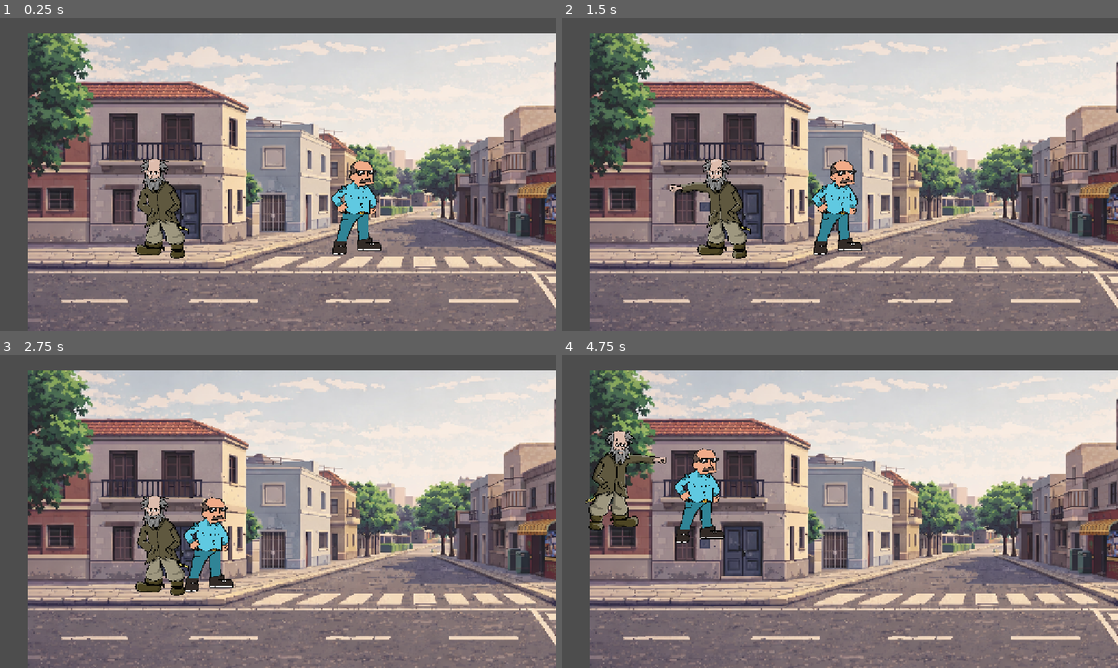
Above: before the commit, frames 1-4 (two rows, left to right).
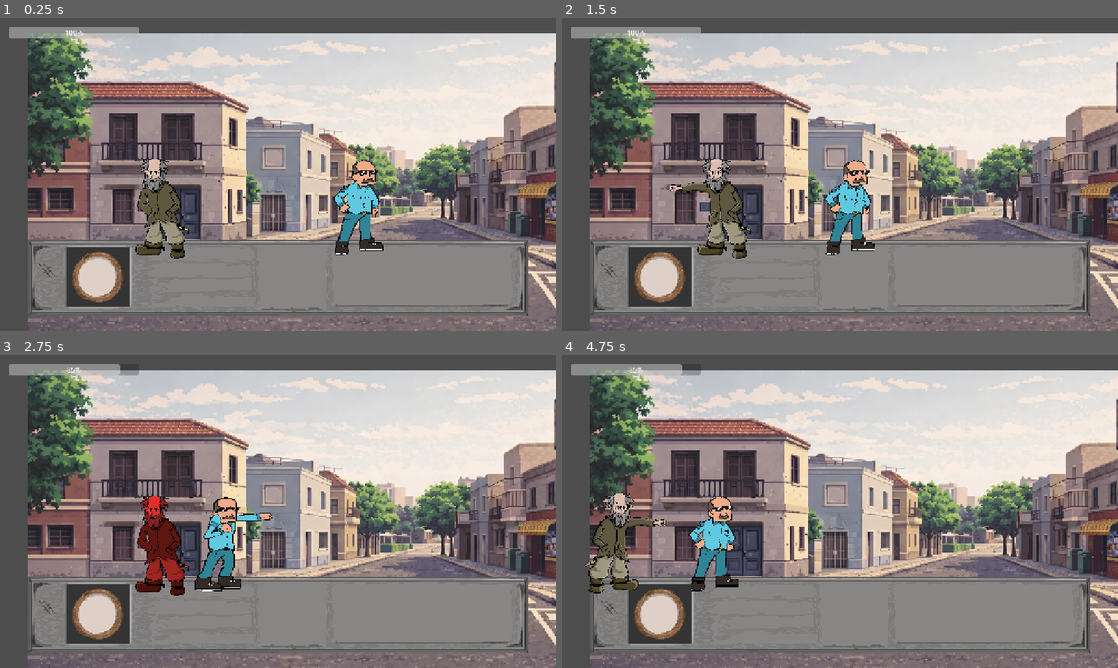
Above: after the commit, the same moments.

Repository: FrancisCuarto/GGJ_PJCT_Godot_Repository
Game: Godot game, scene res://minigames/fight/fight_scene.tscn
Same seed, same stepped clock (60 frames per second), same inputs: the game is played once before the commit and once after it. This scene is started directly instead of the project's main scene.
Inputs (mouse positions are in pixels of both pictures, inside the frame that each line leads up to):
- Up to frame 1 (0.25 s): no input
- Up to frame 2 (1.5 s): tap Enter (ui_accept) at 0.5, 0.77, 0.8, 1.07, 1.35 s; move the mouse to (962, 158) at 0.52 s; hold D (right) 0.53-1.28 s; hold Shift (run) 0.53-1.28 s; click (962, 158) at 0.67 s; move the mouse to (728, 190) at 1.27 s; hold S (down) from 1.28 s (still down)
- Up to frame 3 (2.75 s): tap Enter (ui_accept) at 1.52, 1.82, 2.3 s; tap Shift (run) at 1.55 s; move the mouse to (333, 442) at 2.02 s; release S (down) at 2.03 s; hold D (right) from 2.03 s (still down); tap E (interactuar) at 2.1 s
- Up to frame 4 (4.75 s): move the mouse to (812, 574) at 2.77 s; release D (right) at 2.78 s; hold Up (ui_up) 2.78-3.53 s; tap Space (pegar) at 2.85 s; click (812, 574) at 2.92 s; tap Enter (ui_accept) at 3.02, 3.32, 3.77, 3.8, 4.07, 4.52 s; tap Shift (run) at 3.05, 4.35 s; move the mouse to (1006, 558) at 3.52 s; hold Shift (run) 3.53-4.28 s; hold Left (left) from 3.53 s (still down); move the mouse to (673, 464) at 4.27 s

The runs differ from the first frame. In frame 1, 13% of the frame differs, in the area x 1-95%, y 2-96%; in frame 2, 15%; in frame 3, 16%; in frame 4, 19%.

Commit message:
Implement fight scene enhancements, add StatsManager for Trapito and Policia, and integrate health bar functionality

Diff:
--- /dev/null
+++ b/proyecto-ggj/minigames/fight/fight_manager.gd
@@ -0,0 +1,18 @@
+extends Node2D
+
+@onready var player = $Trapito
+@onready var health_bar = $CanvasLayer/ProgressBar
+
+func _ready():
+	# Wait for player to initialize stats
+	await get_tree().process_frame
+
+	if player.has_method("get_stats"):
+		var stats = player.get_stats()
+		health_bar.max_value = stats.max_health
+		health_bar.value = stats.health
+
+		stats.connect("on_health_changed", _on_player_health_changed)
+
+func _on_player_health_changed(current, max_val):
+	health_bar.value = current
--- a/proyecto-ggj/minigames/fight/fight_scene.tscn
+++ b/proyecto-ggj/minigames/fight/fight_scene.tscn
@@ -1,10 +1,12 @@
-[gd_scene load_steps=8 format=3 uid="uid://dhos3fc5215ee"]
+[gd_scene load_steps=11 format=3 uid="uid://dhos3fc5215ee"]
 
 [ext_resource type="Texture2D" uid="uid://nyepemdajd53" path="res://backgrounds/test_background4.png" id="1_00nlr"]
 [ext_resource type="Script" uid="uid://b67457phq2y8l" path="res://minigames/fight/trapito.gd" id="1_trapito"]
 [ext_resource type="Script" uid="uid://c1enwawrjy3yd" path="res://minigames/fight/policia.gd" id="2_policia"]
+[ext_resource type="Texture2D" uid="uid://bx5mcy11g53h5" path="res://UI assets/INTERFAZ_CAPA 1_FONDOR RELOJ.png" id="3_2smfs"]
 [ext_resource type="Texture2D" uid="uid://bdokf8tb85v4i" path="res://assets/trapito/TRAPITO_NORMAL.png" id="3_trapito_tex"]
 [ext_resource type="Texture2D" uid="uid://bsctdr8p5miqy" path="res://assets/policia/POLICIA_NORMAL.png" id="4_policia_tex"]
+[ext_resource type="Script" uid="uid://daa7rs5hspjtl" path="res://minigames/fight/fight_manager.gd" id="5_manager"]
 
 [sub_resource type="CapsuleShape2D" id="CapsuleShape2D_trapito"]
 radius = 59.0
@@ -14,7 +16,11 @@
 radius = 65.0
 height = 212.0
 
+[sub_resource type="RectangleShape2D" id="RectangleShape2D_00nlr"]
+size = Vector2(1550, 20)
+
 [node name="FightScene" type="Node2D"]
+script = ExtResource("5_manager")
 
 [node name="BackGround" type="ColorRect" parent="."]
 offset_right = 1152.0
@@ -28,6 +34,15 @@
 
 [node name="Node2D" type="Node2D" parent="BackGround"]
 position = Vector2(435.47107, 96.65405)
+
+[node name="TextureRect2" type="TextureRect" parent="BackGround"]
+layout_mode = 1
+anchors_preset = 15
+anchor_right = 1.0
+anchor_bottom = 1.0
+grow_horizontal = 2
+grow_vertical = 2
+texture = ExtResource("3_2smfs")
 
 [node name="Trapito" type="CharacterBody2D" parent="."]
 position = Vector2(300, 400)
@@ -52,3 +67,26 @@
 
 [node name="Camera2D" type="Camera2D" parent="."]
 position = Vector2(576, 324)
+
+[node name="StaticBody2D" type="StaticBody2D" parent="."]
+metadata/_edit_group_ = true
+
+[node name="CollisionShape2D" type="CollisionShape2D" parent="StaticBody2D"]
+position = Vector2(800, 282)
+shape = SubResource("RectangleShape2D_00nlr")
+
+[node name="CanvasLayer" type="CanvasLayer" parent="."]
+
+[node name="ProgressBar" type="ProgressBar" parent="CanvasLayer"]
+offset_left = 20.0
+offset_top = 20.0
+offset_right = 320.0
+offset_bottom = 47.0
+
+[node name="StaticBody2D2" type="StaticBody2D" parent="."]
+position = Vector2(-46, 415)
+metadata/_edit_group_ = true
+
+[node name="CollisionShape2D" type="CollisionShape2D" parent="StaticBody2D2"]
+position = Vector2(800, 282)
+shape = SubResource("RectangleShape2D_00nlr")
--- a/proyecto-ggj/minigames/fight/policia.gd
+++ b/proyecto-ggj/minigames/fight/policia.gd
@@ -1,31 +1,41 @@
 extends CharacterBody2D
 
-const SPEED = 150.0
-const ATTACK_RANGE = 80.0
+const SPEED = 130.0
+const ATTACK_RANGE = 150.0
 const ATTACK_COOLDOWN = 1.5
 const ATTACK_DURATION = 0.5
+const DAMAGE = 15
 
 @onready var sprite = $Sprite2D
-@onready var player = get_node("../Trapito") # Assumes Trapito is a sibling node named "Trapito"
+@onready var target = get_node("../Trapito") # Target the player (Trapito)
 
-# Load textures
+# Stats Manager Component
+var stats: Node
+
+# Textures
 var texture_normal = preload("res://assets/policia/POLICIA_NORMAL.png")
 var texture_attack = preload("res://assets/policia/POLICIA_GOLPE.png")
 
 var can_attack = true
 var is_attacking = false
-var attack_timer_duration = 0.0
+var attack_timer = 0.0
 
 func _ready():
+	# Initialize StatsManager as a component
+	var stats_script = load("res://stats_manager.gd")
+	stats = stats_script.new()
+	stats.name = "StatsManager" # Explicit name for finding
+	add_child(stats)
+	stats.iniciar_stats()
+	stats.connect("on_health_changed", _on_health_changed)
+	stats.connect("on_death", _on_death)
+
 	sprite.texture = texture_normal
-
-	# SETUP FOR FUTURE ANIMATIONS:
-	# Similar to Trapito, use AnimatedSprite2D for smooth animations.
 
 func _physics_process(delta):
 	if is_attacking:
-		attack_timer_duration -= delta
-		if attack_timer_duration <= 0:
+		attack_timer -= delta
+		if attack_timer <= 0:
 			is_attacking = false
 			sprite.texture = texture_normal
 			# After attack ends, start cooldown
@@ -33,9 +43,9 @@
 			can_attack = true
 		return # Don't move while attacking
 
-	if player:
-		var direction = global_position.direction_to(player.global_position)
-		var distance = global_position.distance_to(player.global_position)
+	if target and stats.health > 0:
+		var direction = global_position.direction_to(target.global_position)
+		var distance = global_position.distance_to(target.global_position)
 
 		# Flip sprite to face player
 		if direction.x < 0:
@@ -55,6 +65,28 @@
 func attack():
 	can_attack = false
 	is_attacking = true
-	attack_timer_duration = ATTACK_DURATION
+	attack_timer = ATTACK_DURATION
 	sprite.texture = texture_attack
-	# Logic to check if player was hit would go here
+
+	# Simple proximity hit check (since we are close)
+	# For better accuracy, we could use a hitbox here too, but simple distance check works for enemy AI
+	if target and global_position.distance_to(target.global_position) <= ATTACK_RANGE + 20:
+		if target.has_method("get_stats"):
+			target.get_stats().take_damage(DAMAGE)
+
+
+# Stats interface
+func get_stats():
+	return stats
+
+func _on_health_changed(current, max_val):
+	print("Policia Health: ", current, "/", max_val)
+	# Feedback: Flash Red and shake
+	modulate = Color(1, 0, 0)
+	var tween = create_tween()
+	tween.tween_property(self, "modulate", Color(1, 1, 1), 0.2)
+
+func _on_death():
+	print("Policia Defeated!")
+	set_physics_process(false)
+	sprite.modulate = Color(0.5, 0.5, 0.5, 0.5)
--- a/proyecto-ggj/minigames/fight/trapito.gd
+++ b/proyecto-ggj/minigames/fight/trapito.gd
@@ -2,50 +2,75 @@
 
 const SPEED = 200.0
 const ATTACK_DURATION = 0.5
+const DAMAGE = 10
 
 @onready var sprite = $Sprite2D
 @onready var collision_shape = $CollisionShape2D
 
-# Load textures
+# Stats Manager Component
+var stats: Node
+
+# Textures
 var texture_normal = preload("res://assets/trapito/TRAPITO_NORMAL.png")
 var texture_attack = preload("res://assets/trapito/TRAPITO_PIÑA.png")
 
+# Attack State
 var is_attacking = false
 var attack_timer = 0.0
 
+# Hitbox
+var hitbox: Area2D
+
 func _ready():
-	# Initial setup
+	# Initialize StatsManager as a component
+	var stats_script = load("res://stats_manager.gd")
+	stats = stats_script.new()
+	add_child(stats)
+	stats.iniciar_stats()
+	stats.connect("on_health_changed", _on_health_changed)
+	stats.connect("on_death", _on_death)
+
 	sprite.texture = texture_normal
 
-	# SETUP FOR FUTURE ANIMATIONS:
-	# To add more frames, replace the simple texture swap with an AnimatedSprite2D.
-	# 1. Add an AnimatedSprite2D node to the scene.
-	# 2. Create a SpriteFrames resource.
-	# 3. Add animations (e.g., "idle", "run", "attack").
-	# 4. In code, use `animated_sprite.play("animation_name")`.
+	# Create Hitbox programmatically
+	hitbox = Area2D.new()
+	hitbox.name = "Hitbox"
+	var hitbox_shape = CollisionShape2D.new()
+	var shape = CircleShape2D.new()
+	shape.radius = 50
+	hitbox_shape.shape = shape
+	hitbox.add_child(hitbox_shape)
+	add_child(hitbox)
+
+	# Hitbox settings
+	hitbox.monitoring = false # Disabled by default
+	hitbox.monitorable = false
+	hitbox.position = Vector2(50, 0) # Offset to the right (arm)
+	hitbox.connect("body_entered", _on_hitbox_body_entered)
 
 func _physics_process(delta):
 	if is_attacking:
 		attack_timer -= delta
 		if attack_timer <= 0:
-			is_attacking = false
-			sprite.texture = texture_normal
+			end_attack()
 
-	# Handle Attack
-	if Input.is_action_just_pressed("ui_accept") and not is_attacking: # Spacebar or Enter
-		attack()
+	# Input Handling
+	if Input.is_action_just_pressed("ui_accept") and not is_attacking:
+		start_attack()
 
-	# Get the input direction and handle height/width movement
+	# Movement
 	var direction_x = Input.get_axis("ui_left", "ui_right")
 	var direction_y = Input.get_axis("ui_up", "ui_down")
 
 	if direction_x:
 		velocity.x = direction_x * SPEED
-		# Flip sprite based on direction
+		# Flip sprite and hitbox
 		if direction_x < 0:
 			sprite.flip_h = true
+			hitbox.position.x = -50
 		else:
 			sprite.flip_h = false
+			hitbox.position.x = 50
 	else:
 		velocity.x = move_toward(velocity.x, 0, SPEED)
 
@@ -56,8 +81,45 @@
 
 	move_and_slide()
 
-func attack():
+func start_attack():
 	is_attacking = true
 	attack_timer = ATTACK_DURATION
 	sprite.texture = texture_attack
-	# If you want to spawn a hitbox or deal damage, do it here.
+
+	# Enable Hitbox
+	hitbox.monitoring = true
+
+func end_attack():
+	is_attacking = false
+	sprite.texture = texture_normal
+	hitbox.monitoring = false
+
+func _on_hitbox_body_entered(body):
+	if body == self:
+		return
+
+	if body.has_method("get_stats"):
+		var enemy_stats = body.get_stats()
+		if enemy_stats and enemy_stats.has_method("take_damage"):
+			enemy_stats.take_damage(DAMAGE)
+			print("Hit enemy! Damage: ", DAMAGE)
+	# Also check if body has the component directly or via a wrapper
+	elif body.has_node("StatsManager"): # Dynamic check
+		body.get_node("StatsManager").take_damage(DAMAGE)
+		print("Hit enemy node! Damage: ", DAMAGE)
+
+# Stats Manager Interface
+func get_stats():
+	return stats
+
+func _on_health_changed(current, max_val):
+	print("Trapito Health: ", current, "/", max_val)
+	# Feedback: Flash Red
+	modulate = Color(1, 0, 0)
+	var tween = create_tween()
+	tween.tween_property(self, "modulate", Color(1, 1, 1), 0.2)
+
+func _on_death():
+	print("Trapito Died!")
+	set_physics_process(false)
+	modulate = Color(0.2, 0.2, 0.2)
--- a/proyecto-ggj/stats_manager.gd
+++ b/proyecto-ggj/stats_manager.gd
@@ -4,15 +4,31 @@
 # ESTADÍSTICAS BASE
 # -----------------------------
 
+
+signal on_health_changed(current_health, max_health)
+signal on_death()
+
 @onready var vida_max := 100
 @onready var estamina_max := 100
 @onready var carisma_max := 50.0
 
-
+# Alias for English usage requested by user
+var max_health: int:
+	get: return vida_max
+	set(value): vida_max = value
 
 var vida := vida_max
 var estamina := estamina_max
 var carisma := carisma_max
+
+# Alias for English usage
+var health: int:
+	get: return vida
+	set(value):
+		vida = value
+		on_health_changed.emit(vida, vida_max)
+		if vida <= 0:
+			on_death.emit()
 
 # -----------------------------
 # CICLO DEL DÍA
@@ -38,11 +54,20 @@
 # OPERACIONES VIDA
 # -----------------------------
 
+
 func perder_vida(monto: int):
 	vida = max(vida - monto, 0)
+	on_health_changed.emit(vida, vida_max)
+	if vida <= 0:
+		on_death.emit()
+
+# Alias for English usage
+func take_damage(amount: int):
+	perder_vida(amount)
 
 func curar_vida(monto: int):
 	vida = min(vida + monto, vida_max)
+	on_health_changed.emit(vida, vida_max)
 
 # -----------------------------
 # OPERACIONES ESTAMINA
Not shown, added: proyecto-ggj/minigames/fight/fight_manager.gd.uid
Not shown: 1 places in proyecto-ggj/systems/opciones_graficas.tscn that only renumber resources
